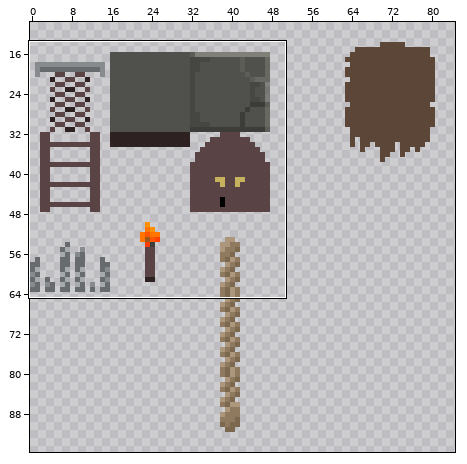
One commit to this pixel-art file: PixelEngine/res/sprites/tiles.aseprite. The picture above shows the old version from afar; the outline marks the close-up.
Close-up. Before:
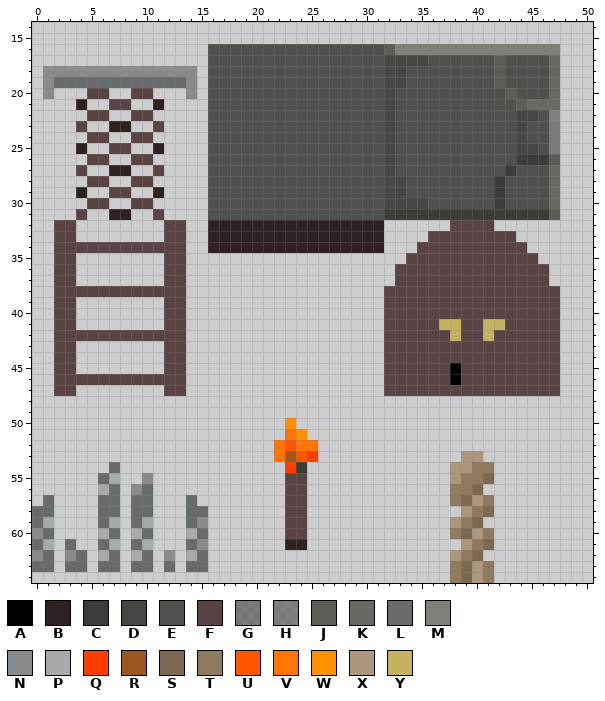
256x256 pixels, 1 frame. Colours within 5 levels of each other are drawn and written as one. Shown: x 0..50, y 14..64. The wide view leaves out empty margins.
Palette (. is transparent): A #000000  B #2e2121  C #3c3c39  D #464643  E #50504c  F #594344  G #52524eaa  H #5a5a55aa  J #5d5d58  K #696963  L #676b6d  M #808078  N #888b8d  P #a7aaac  Q #ff3d00  R #9c571f  S #7b684f  T #8f7a60  U #ff5400  V #ff7500  W #ff9100  X #ac977c  Y #c6b25e
Pixels before (only the part around the change), first column x 0:
31 ....F..BB..F....EEEEEEEEEEEEEEEECCCCCCCCCCCCCC
32 ..FF........FF..BBBBBBBBBBBBBBBB......FFFF....
33 ..FF........FF..BBBBBBBBBBBBBBBB....FFFFFFFF..
34 ..FFFFFFFFFFFF..BBBBBBBBBBBBBBBB...FFFFFFFFFF.
35 ..FF........FF....................FFFFFFFFFFFF
36 ..FF........FF...................FFFFFFFFFFFFF
37 ..FF........FF...................FFFFFFFFFFFFF
38 ..FFFFFFFFFFFF..................FFFFFFFFFFFFFF
39 ..FF........FF..................FFFFFFFFFFFFFF
40 ..FF........FF..................FFFFFFFFFFFFFF
41 ..FF........FF..................FFFFFYYFFYYFFF
42 ..FFFFFFFFFFFF..................FFFFFFYFFYFFFF
43 ..FF........FF..................FFFFFFFFFFFFFF
44 ..FF........FF..................FFFFFFFFFFFFFF
45 ..FF........FF..................FFFFFFAFFFFFFF
46 ..FFFFFFFFFFFF..................FFFFFFAFFFFFFF
47 ..FF........FF..................FFFFFFFFFFFFFF
48 ..............................................
49 ..............................................
50 .......................W......................
51 .......................VW.....................
52 ......................VUVV....................
53 ......................VRUQ.............XX.....
54 .......L...............QC.............XXTT....
55 ......LP..N............FF.............XTTS....
56 ......PL.NL............FF.............TTS.....
57 .L....LL.LL...L........FF.............TSXT....
58 LL....LL.LL...LL.......FF..............XTS....
59 LP....LP.LP...LN.......FF.............XTS.....
60 NL....PL.PL...PL.......FF.............TSXT....
61 LP.L..LP.LP...LN.......BB..............XTS....
62 NL.NL.PL.PL.N.PL......................XTS.....
63 LL.LL.LL.LL.L.LL......................TSXT....
64 ......................................TSXT....
The same view after the edit:
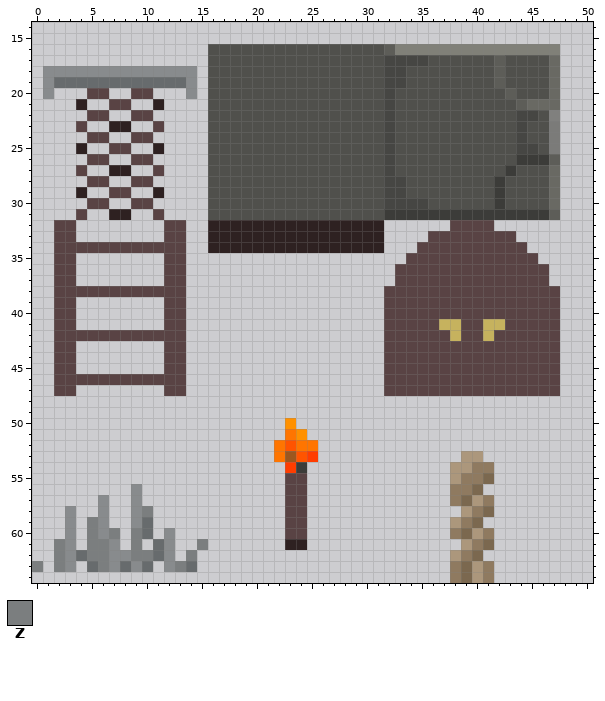
Colours new in this view: Z #7b7e7f
Changes in this commit:
Changed rows in their new state; - is an unchanged pixel.
first column x 38:
45 F
46 F
first column x 0:
54 -------.--------
55 ------..--.-----
56 ------..--.-----
57 -.----N.-N.---.-
58 ..-N--N.-NZ---..
59 ..-N-ZN.-NL---..
60 ..-N-ZNZ-Z--N-..
61 ..ZN-ZZN-Z.LN-.Z
62 ..Z--ZZNNZZL--Z.
63 Z.ZN.LZNLN--NZ-.
Boxes around the changes in both close-ups, in picture pixels (x1, y1, x2, y2):
changed: (450, 363, 461, 385)
changed: (32, 462, 208, 572)
